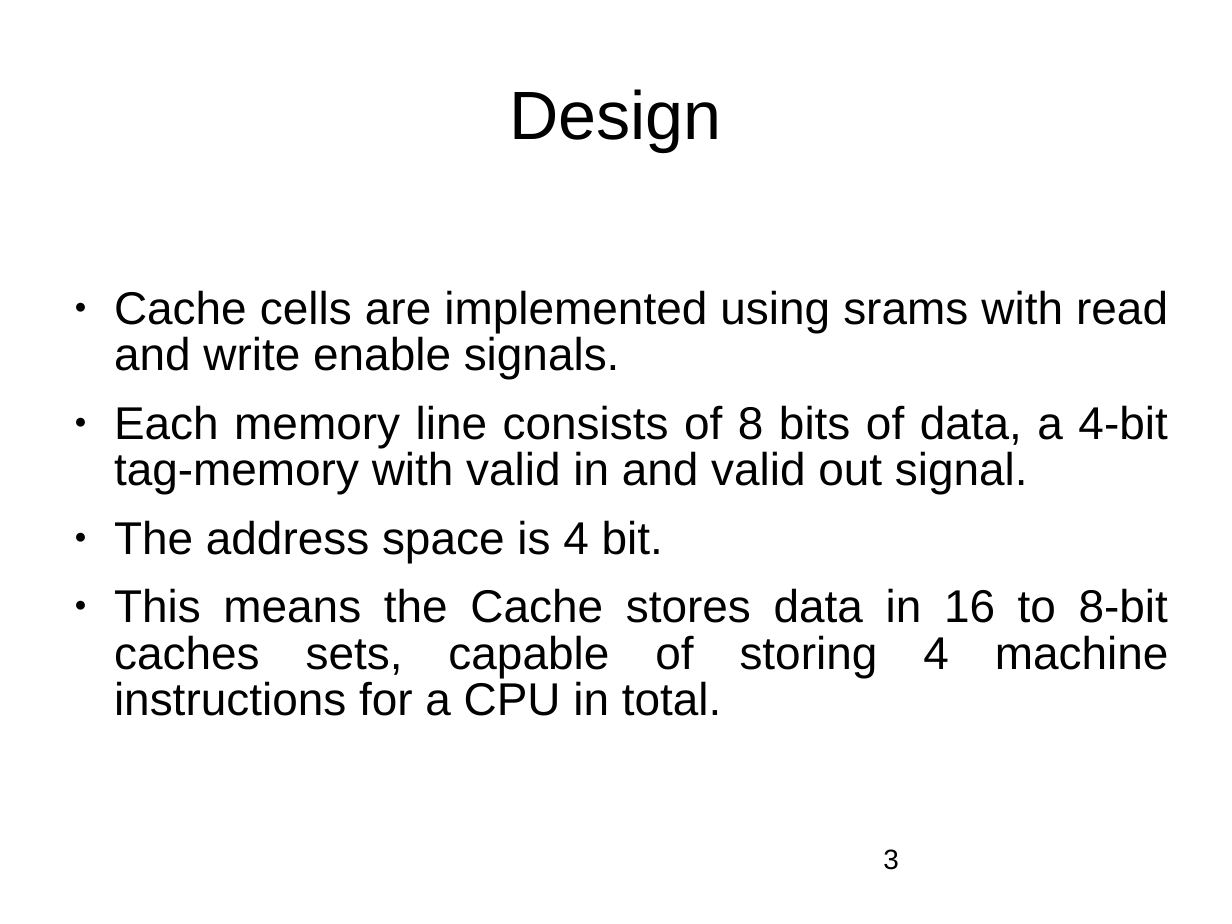
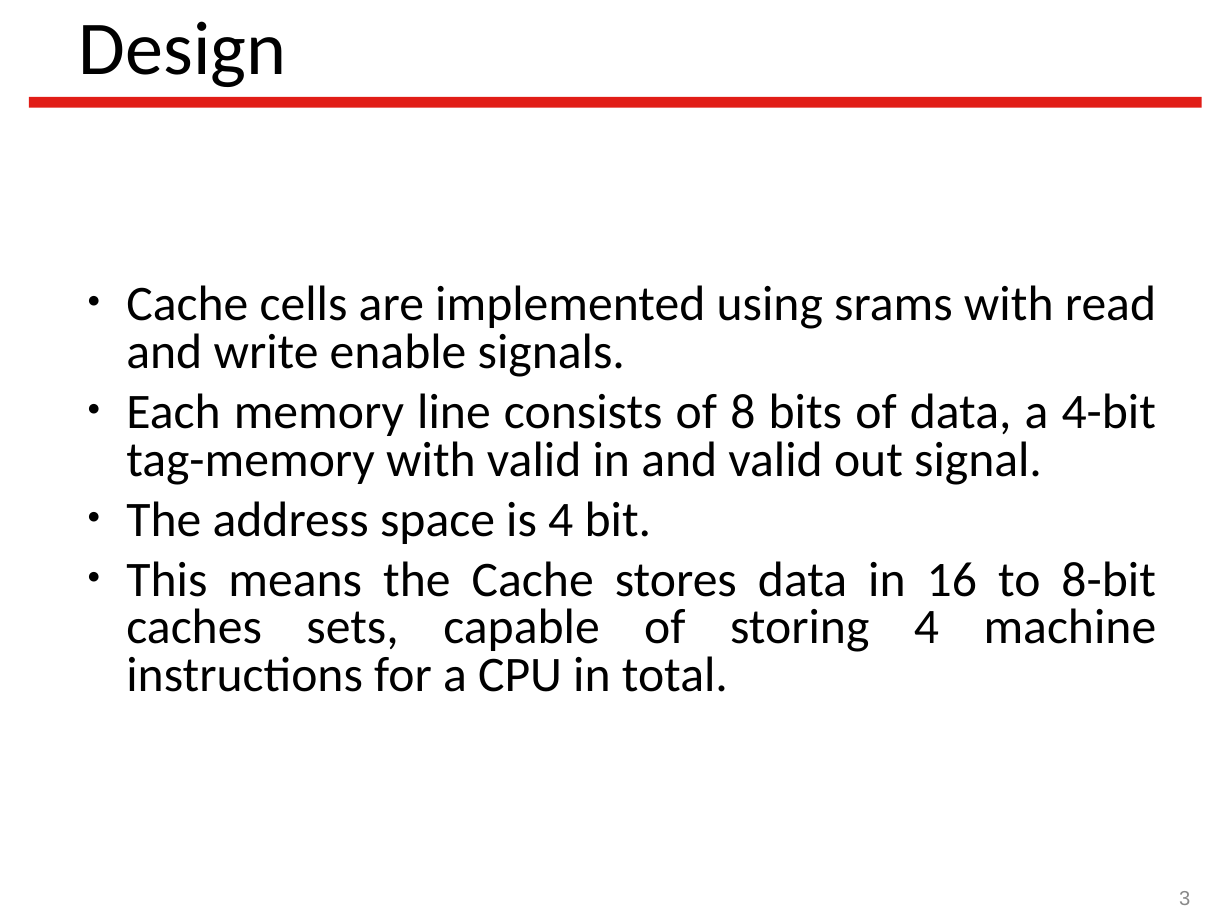
Before and after one commit to Latootoo/ECSE_548, a slide deck: slide 3 of Reports/presentation/Vlsi_project_presentation.ppt. Drawn at 1232x924 pixels with LibreOffice and Linux fonts; fonts in the diff are those of the drawing; background and template pictures are left out. Boxes give left, top, right and bottom in pixels: in the first picture for what was removed or moved away, otherwise in the second. Text is boxed around its words. In the diff, an @@ line names an element or a change of style, - is before the commit and + after.

Commit message:
ppt theme updated

```diff
--- a/Reports/presentation/Vlsi_project_presentation.ppt
+++ b/Reports/presentation/Vlsi_project_presentation.ppt
@@ title "Design": place and size @@
-title "Design" at [509,89,721,151]
+title "Design" at [79,21,286,87]
@@ title "Design" at [79,21,286,87]: size 44 to 49 pt, font Arial to Calibri; alignment centre to left; line spacing 0.94 to 1 @@
@@ line added from (29, 102) to (1202, 102), #E11D17 7 pt @@
@@ text "Cache cells are implemented using ..." at [126,285,1157,692]: size 29.6 to 32 pt, font Arial to Calibri; line spacing 0.84 to 0.8; less space between paragraphs @@
@@ page number: place and size @@
-page number at [883,849,899,870]
+page number at [1179,891,1190,905]
@@ page number at [1179,891,1190,905]: size 18 to 13 pt, text colour #000000 to #898989; alignment left to right; vertical alignment top to middle @@
```
Also in this commit, not shown: 6 other slides changed.
